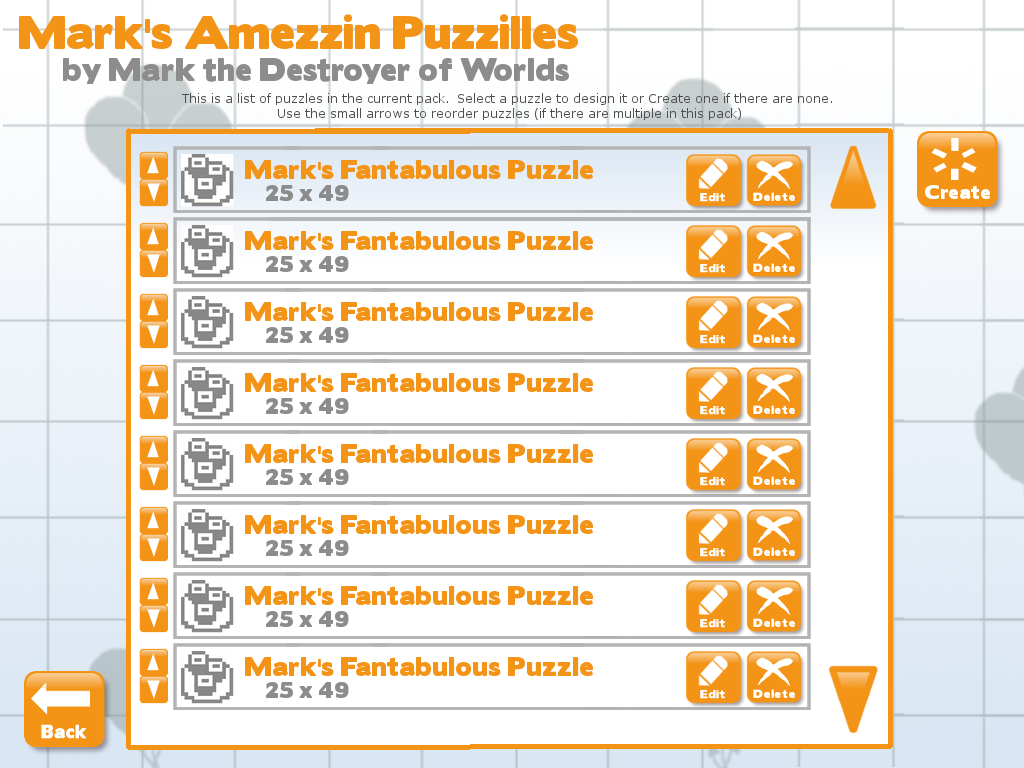
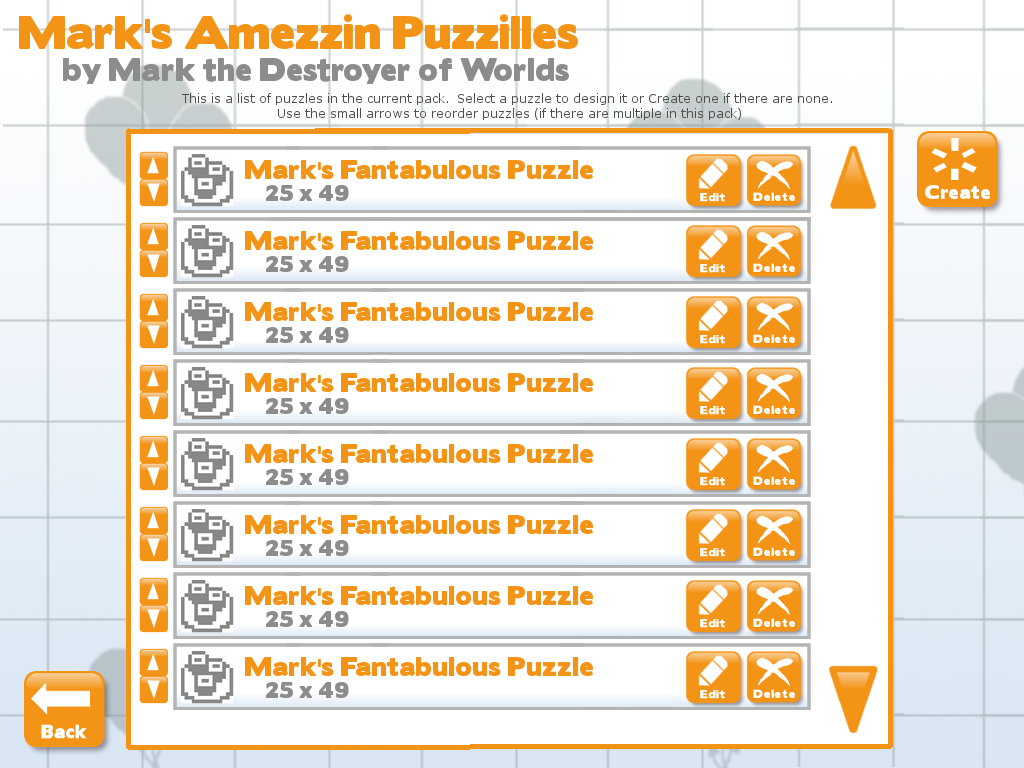
Before/after of a 1024x768 layered artwork. What changed in the layer stack:
added layer "Layer #2" above "Clipboard #4" over [174, 197, 810, 707]
painted on "Layer" over [131, 134, 888, 257]
